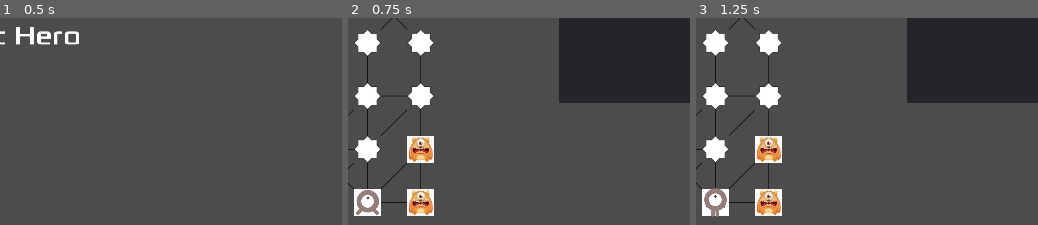
Above: before the commit, frames 1-3 (left to right).
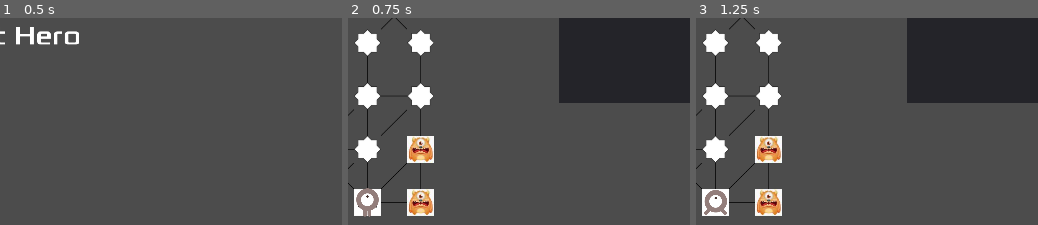
Above: after the commit, the same moments.

Repository: tzwm/CatHero
Game: Godot game, scene res://homepage/HUB.tscn
Two runs of this game, one before a commit and one after it. Both use one fixed random seed, a clock stepped at 60 frames per second and the inputs below.
Inputs:
- Up to frame 1 (0.5 s): no input
- Up to frame 2 (0.75 s): click "New Game" at 0.5 s
- Up to frame 3 (1.25 s): no input
The pictures show only the part of the screen within x 39-89%, y 10-60%; the shares and areas given below are measured in that part.

Frame 1 is identical in both runs. In frame 2, 0.3% of the frame differs, in the area x 2-10%, y 82-97%; in frame 3, 0.3%.

Commit message:
Change the scene to the Map after the combat is win

Diff:
--- a/combat/combat.gd
+++ b/combat/combat.gd
@@ -58,6 +58,8 @@
 
 func _combat_win():
 	print("win")
+	get_tree().get_root().remove_child(self)
+	Global.MapIndex.show()
 
 
 func _on_NextButton_button_down():
--- a/map/index.tscn
+++ b/map/index.tscn
@@ -294,7 +294,6 @@
 scale = Vector2( 0.5, 0.5 )
 frames = SubResource( 2 )
 animation = "up"
-frame = 1
 playing = true
 
 [node name="CollisionShape2D" type="CollisionShape2D" parent="Player"]
--- a/map/nodes/monster.gd
+++ b/map/nodes/monster.gd
@@ -15,7 +15,6 @@
 	var combat = Combat.instance()
 	combat.init(monster)
 	get_tree().get_root().add_child(combat)
-	get_tree().current_scene = combat
 	Global.MapIndex.hide()
 	print('-----', body, level)
 
